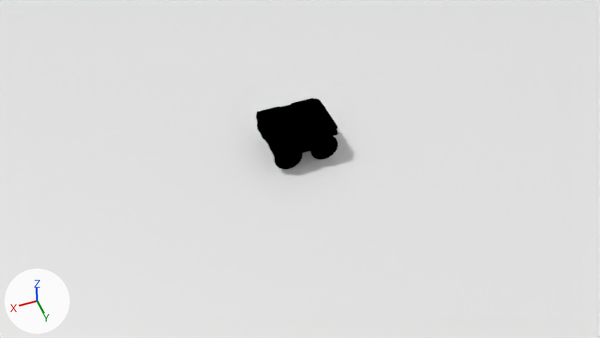
The Blender file blender/blend/jackal_with_color_wheel.blend, before and after one commit.
Camera for both pictures: the file's camera 'Camera'. The axes (+X, +Y, +Z) are drawn at lower left. The lights are the same throughout.

In view in the first picture: 'Cube', 'Cube.001', 'chassis_link_visual', 'front_fender_link_visual', 'front_left_wheel_link_visual', 'navsat_link_visual', 'rear_fender_link_visual', 'rear_left_wheel_link_visual'.
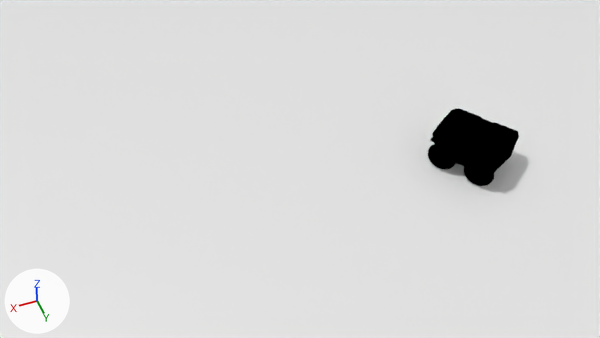
Changed parts and their boxes (x1, y1, x2, y2) in the pictures (600 x 338 px):
'chassis_link_visual', moved, turned: before (256, 98, 338, 157); after (432, 108, 519, 173)
'Cube', moved, turned: before (272, 105, 322, 133); after (450, 116, 503, 150)
'rear_left_wheel_link_visual', moved, turned: before (310, 136, 338, 159); after (464, 160, 494, 186)
'front_left_wheel_link_visual', moved, turned: before (274, 146, 302, 169); after (428, 144, 456, 169)
'rear_fender_link_visual', moved, turned: before (291, 98, 339, 147); after (461, 122, 518, 169)
'front_fender_link_visual', moved, turned: before (256, 106, 308, 151); after (430, 108, 481, 160)
'navsat_link_visual', moved: before (324, 120, 332, 126); after (491, 149, 500, 157)
'front_right_wheel_link_visual', moved (not visible afterwards): before (257, 122, 260, 132)

Diff of the bpy script that builds the scene:
```diff
--- a/blender/blend/jackal_with_color_wheel.blend.py
+++ b/blender/blend/jackal_with_color_wheel.blend.py
@@ ob_front_left_wheel_link_visual @@
 ob_front_left_wheel_link_visual = bpy.data.objects.new('front_left_wheel_link_visual', me_jackal_wheel)
-ob_front_left_wheel_link_visual.location = (0.131, 0.188, 0.035)
-ob_front_left_wheel_link_visual.rotation_euler = (1.571, 0.0, 0.0)  # degrees (90, 0, 0)
+ob_front_left_wheel_link_visual.location = (-0.831, 0.563, 0.035)
+ob_front_left_wheel_link_visual.rotation_euler = (1.571, 0.0, -0.999)  # degrees (90, 0, -57)
@@ ob_front_right_wheel_link_visual @@
 ob_front_right_wheel_link_visual = bpy.data.objects.new('front_right_wheel_link_visual', me_jackal_wheel)
-ob_front_right_wheel_link_visual.location = (0.131, -0.188, 0.035)
+ob_front_right_wheel_link_visual.location = (-1.146, 0.36, 0.035)
 ob_front_right_wheel_link_visual.rotation_euler = (1.571, 0.0, 0.0)  # degrees (90, 0, 0)
@@ ob_rear_left_wheel_link_visual @@
 ob_rear_left_wheel_link_visual = bpy.data.objects.new('rear_left_wheel_link_visual', me_jackal_wheel)
-ob_rear_left_wheel_link_visual.location = (-0.131, 0.188, 0.035)
-ob_rear_left_wheel_link_visual.rotation_euler = (1.571, 0.0, 0.0)  # degrees (90, 0, 0)
+ob_rear_left_wheel_link_visual.location = (-0.972, 0.784, 0.035)
+ob_rear_left_wheel_link_visual.rotation_euler = (1.571, 0.0, -0.999)  # degrees (90, 0, -57)
@@ ob_chassis_link_visual @@
 ob_chassis_link_visual = bpy.data.objects.new('chassis_link_visual', me_jackal_base)
-ob_chassis_link_visual.location = (0.0, 0.0, -0.066)
-ob_chassis_link_visual.rotation_euler = (1.571, 0.0, 1.571)  # degrees (90, 0, 90)
+ob_chassis_link_visual.location = (-1.059, 0.572, -0.066)
+ob_chassis_link_visual.rotation_euler = (1.571, 0.0, 0.572)  # degrees (90, 0, 33)
@@ ob_front_fender_link_visual @@
 ob_front_fender_link_visual = bpy.data.objects.new('front_fender_link_visual', me_jackal_fender)
-ob_front_fender_link_visual.location = (0.0, 0.0, 0.0)
+ob_front_fender_link_visual.location = (-1.059, 0.572, 0.0)
+ob_front_fender_link_visual.rotation_euler = (0.0, 0.0, -0.999)  # degrees (0, 0, -57)
@@ ob_rear_fender_link_visual @@
 ob_rear_fender_link_visual = bpy.data.objects.new('rear_fender_link_visual', me_jackal_fender)
-ob_rear_fender_link_visual.location = (0.0, 0.0, 0.0)
-ob_rear_fender_link_visual.rotation_euler = (0.0, 0.0, -3.142)  # degrees (0, 0, -180)
+ob_rear_fender_link_visual.location = (-1.059, 0.572, 0.0)
+ob_rear_fender_link_visual.rotation_euler = (0.0, 0.0, 2.143)  # degrees (0, 0, 123)
@@ ob_navsat_link_visual @@
 ob_navsat_link_visual = bpy.data.objects.new('navsat_link_visual', me_cylinder_004)
-ob_navsat_link_visual.location = (-0.18, 0.126, 0.19)
+ob_navsat_link_visual.location = (-1.051, 0.791, 0.19)
 ob_navsat_link_visual.show_transparent = True
@@ ob_cube @@
 ob_cube = bpy.data.objects.new('Cube', me_cube_008)
-ob_cube.location = (0.0, 0.0, 0.189)
+ob_cube.location = (-1.059, 0.572, 0.189)
+ob_cube.rotation_euler = (0.0, 0.0, -0.999)  # degrees (0, 0, -57)
```
